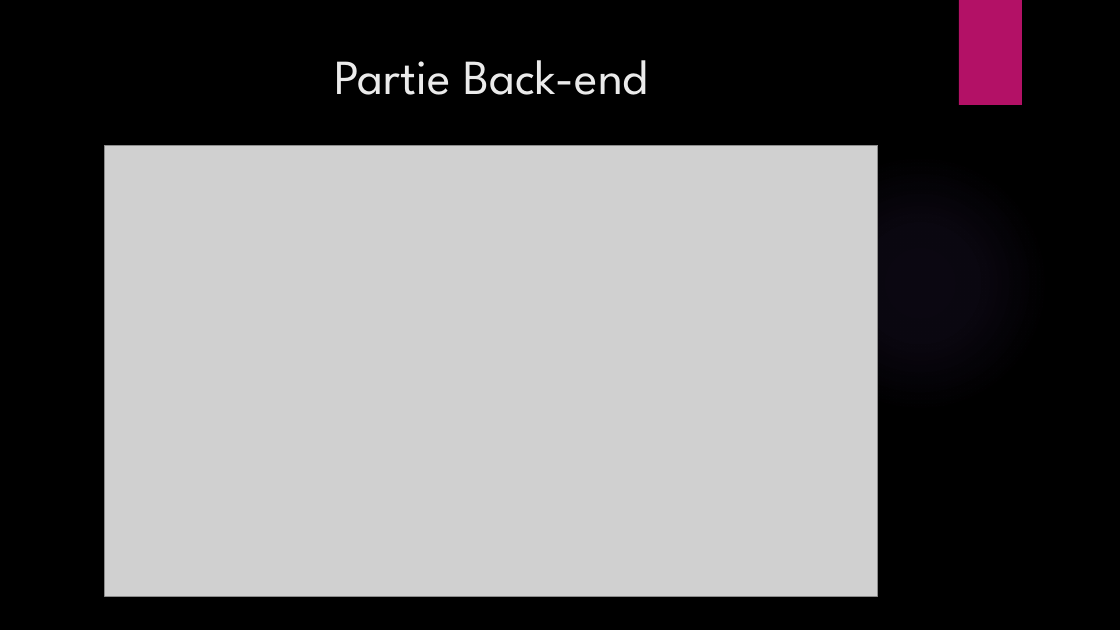
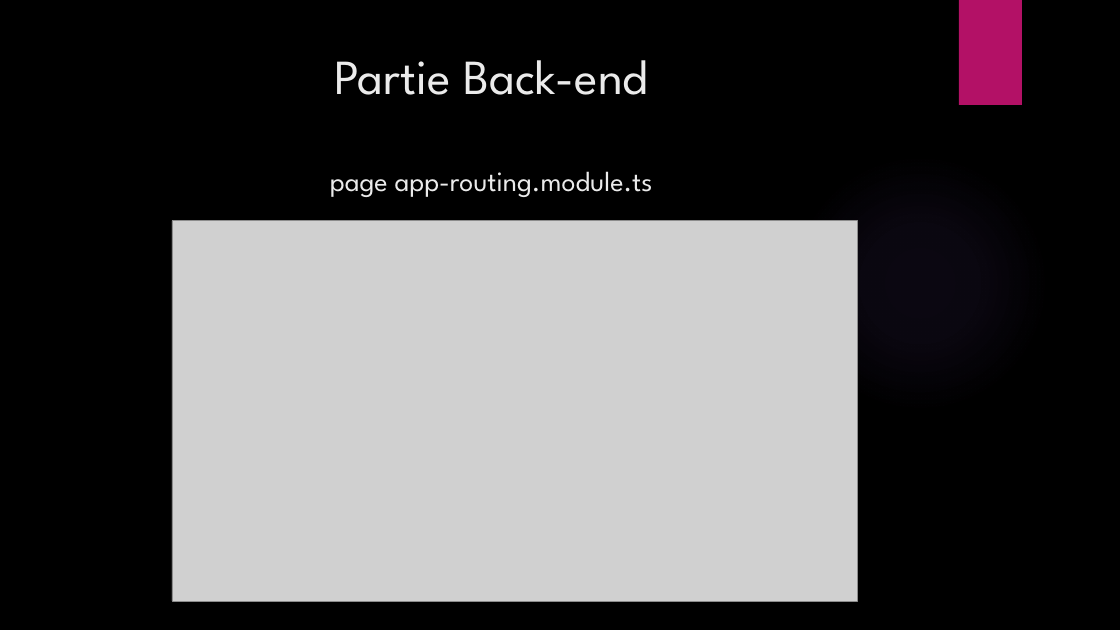
Before and after one commit to MadoNgom/Mobile-App, a slide deck: slide 9 of RAPPORT DU PROJET IONIC.pptx. Drawn at 1120x630 pixels with LibreOffice and Linux fonts; fonts in the diff are those of the drawing; grey boxes stand for pictures; background and template pictures are left out. Boxes give left, top, right and bottom in pixels: in the first picture for what was removed or moved away, otherwise in the second. Text is boxed around its words. In the diff, an @@ line names an element or a change of style, - is before the commit and + after.

```diff
--- a/RAPPORT DU PROJET IONIC.pptx
+++ b/RAPPORT DU PROJET IONIC.pptx
@@ title at box(330, 60, 653, 197): text changed; size 42 to 24 pt @@
-Partie Back-end
+Partie Back-end
+page app-routing.module.ts
@@ picture: place and size @@
-picture at box(105, 145, 878, 597)
+picture at box(172, 221, 858, 602)
```
Also in this commit, not shown: 2 other slides changed, 11 slides added.
